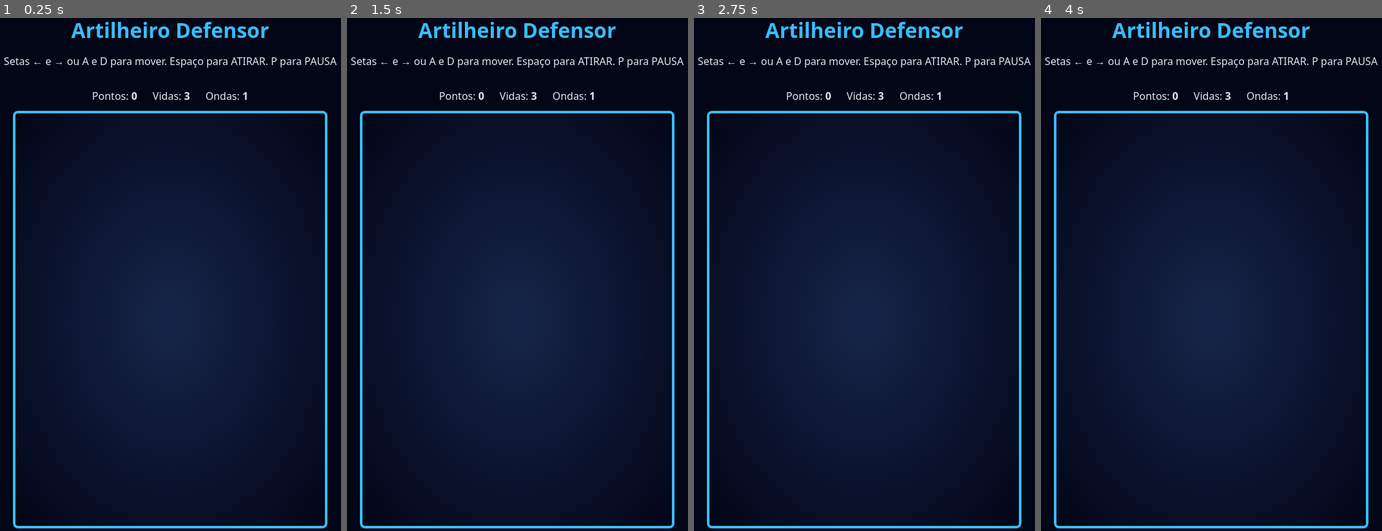
Above: before the commit, frames 1-4 (left to right).
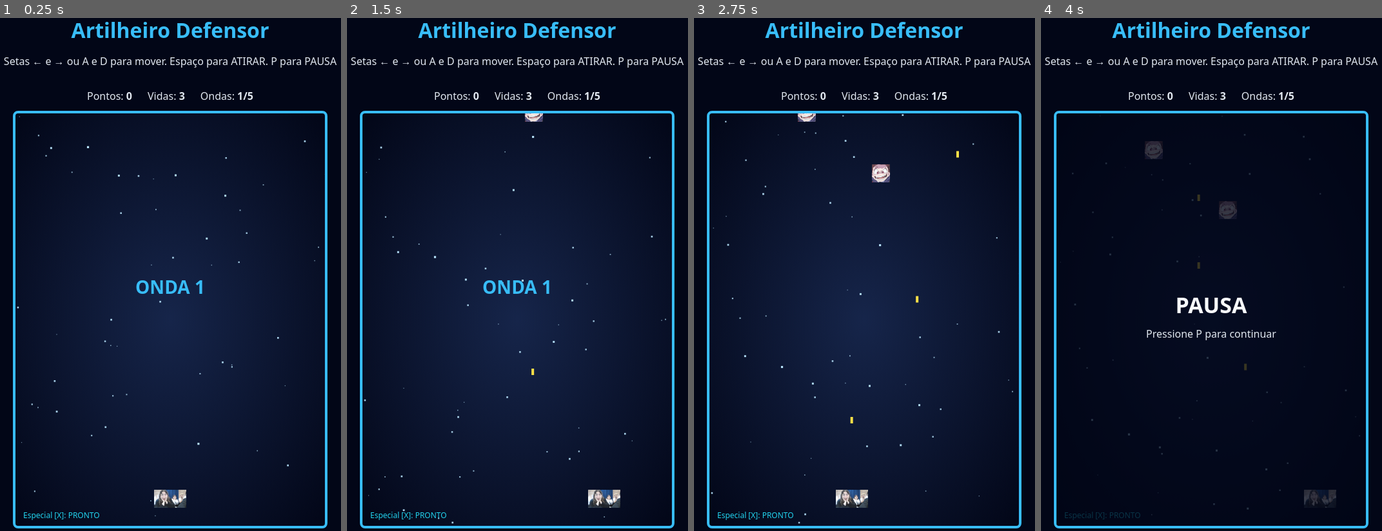
Above: after the commit, the same moments.

Repository: IsadhoraXD/Shooter
Game: browser game, page Shooter/index.html
Two runs of this game, one before a commit and one after it. Both use one fixed random seed, a clock stepped at 60 frames per second and the inputs below.
Inputs:
- Up to frame 1 (0.25 s): no input
- Up to frame 2 (1.5 s): hold Right from 1.03 s (still down); tap Space at 1.1 s
- Up to frame 3 (2.75 s): release Right at 1.53 s; hold Down 1.58-1.85 s; tap Space at 1.6, 2.1, 2.6 s; hold Left 1.9-2.47 s; tap W at 2.52 s; hold Up from 2.52 s (still down)
- Up to frame 4 (4 s): release Up at 2.82 s; hold Right 2.87-3.53 s; tap Space at 3.1, 3.6 s; tap P at 3.52 s; hold Up 3.58-3.82 s; hold Left from 3.87 s (still down)

The runs differ from the first frame. In frame 1, 1.2% of the frame differs, in the area x 4-94%, y 14-98%; in frame 2, 1.3%; in frame 3, 1.2%; in frame 4, 21%, in the area x 4-96%, y 14-99%.
Error before the commit: SyntaxError: Unexpected token '{'

Commit message:
Artilheiro Defensor com ondas, sprites e tiro especial

Diff:
--- a/Shooter/script.js
+++ b/Shooter/script.js
@@ -5,6 +5,45 @@
 const wavesE1 = document.getElementById("wave");
 
 const KEYS = {};
+
+const NORMAL_COOLDOWN = 0.22;
+const SPECIAL_COOLDOWN = 2.0;
+
+// Carregamento dos sprites na pasta "Mídias"
+function loadSprite(path) {
+    const img = new Image();
+    img.src = path;
+    return img;
+}
+
+const SPRITES = {
+    player: loadSprite("Mídias/nave.png"),
+    basic: loadSprite("Mídias/inimigo_basico.png"),
+    medium: loadSprite("Mídias/inimigo_medio.png"),
+    hard: loadSprite("Mídias/inimigo_dificil.png"),
+    boss: loadSprite("Mídias/chefao.png")
+};
+
+// Desenha o sprite centralizado sobre a hitbox sem esticar a imagem
+function drawSpriteCentered(img, x, y, w, h, flash = false) {
+    if (!img || !img.complete || img.naturalWidth === 0) {
+        return false; // Retorna false para desenhar o bloquinho de reserva
+    }
+
+    const scale = Math.max(w / img.naturalWidth, h / img.naturalHeight);
+    const drawW = img.naturalWidth * scale;
+    const drawH = img.naturalHeight * scale;
+    const drawX = x + (w - drawW) / 2;
+    const drawY = y + (h - drawH) / 2;
+
+    ctx.save();
+    if (flash) {
+        ctx.filter = "brightness(3)";
+    }
+    ctx.drawImage(img, drawX, drawY, drawW, drawH);
+    ctx.restore();
+    return true;
+}
 
 window.addEventListener("keydown", (e) => {
     const key = e.key.toLowerCase();
@@ -44,7 +83,8 @@
         this.y = canvas.height - 56;
         this.speed = 290;
         this.cooldown = 0;
-        this.invulnTimer = 0; // Breve proteção ao tomar dano
+        this.specialCooldown = 0;
+        this.invulnTimer = 0;
     }
 
     update(dt) {
@@ -55,37 +95,49 @@
         if (right) this.x += this.speed * dt;
 
         this.x = Math.max(8, Math.min(canvas.width - this.w - 8, this.x));
+
         this.cooldown = Math.max(0, this.cooldown - dt);
+        this.specialCooldown = Math.max(0, this.specialCooldown - dt);
         if (this.invulnTimer > 0) this.invulnTimer -= dt;
 
         if ((KEYS[" "] || KEYS["arrowup"] || KEYS["w"]) && this.cooldown === 0) {
-            bullets.push(new Bullet(this.x + this.w / 2 - 2, this.y - 8));
-            this.cooldown = 0.22;
+            bullets.push(new Bullet(this.x + this.w / 2 - 2, this.y - 8, false));
+            this.cooldown = NORMAL_COOLDOWN;
+        }
+
+        if (KEYS["x"] && this.specialCooldown === 0) {
+            bullets.push(new Bullet(this.x + this.w / 2 - 6, this.y - 14, true));
+            this.specialCooldown = SPECIAL_COOLDOWN;
         }
     }
 
     draw() {
-        // Pisca se estiver invulnerável após tomar dano
         if (this.invulnTimer > 0 && Math.floor(this.invulnTimer * 15) % 2 === 0) {
             return;
         }
-        ctx.fillStyle = "#38bdf8";
-        ctx.beginPath();
-        ctx.moveTo(this.x + this.w / 2, this.y);
-        ctx.lineTo(this.x + this.w, this.y + this.h);
-        ctx.lineTo(this.x, this.y + this.h);
-        ctx.closePath();
-        ctx.fill();
+
+        const drewSprite = drawSpriteCentered(SPRITES.player, this.x, this.y, this.w, this.h);
+        if (!drewSprite) {
+            ctx.fillStyle = "#38bdf8";
+            ctx.beginPath();
+            ctx.moveTo(this.x + this.w / 2, this.y);
+            ctx.lineTo(this.x + this.w, this.y + this.h);
+            ctx.lineTo(this.x, this.y + this.h);
+            ctx.closePath();
+            ctx.fill();
+        }
     }
 }
 
 class Bullet {
-    constructor(x, y) {
+    constructor(x, y, isSpecial = false) {
         this.x = x;
         this.y = y;
-        this.h = 10;
-        this.w = 4;
-        this.speed = 450;
+        this.isSpecial = isSpecial;
+        this.w = isSpecial ? 12 : 4;
+        this.h = isSpecial ? 18 : 10;
+        this.speed = isSpecial ? 520 : 450;
+        this.damage = isSpecial ? 4 : 1;
         this.dead = false;
     }
 
@@ -97,12 +149,11 @@
     }
 
     draw() {
-        ctx.fillStyle = "#fde047";
+        ctx.fillStyle = this.isSpecial ? "#22d3ee" : "#fde047";
         ctx.fillRect(this.x, this.y, this.w, this.h);
     }
 }
 
-// Tiros exclusivos do Chefão da Onda 5
 class EnemyBullet {
     constructor(x, y) {
         this.x = x;
@@ -126,15 +177,50 @@
     }
 }
 
+class Particle {
+    constructor(x, y, color) {
+        const angle = Math.random() * Math.PI * 2;
+        const speed = 50 + Math.random() * 140;
+        this.x = x;
+        this.y = y;
+        this.vx = Math.cos(angle) * speed;
+        this.vy = Math.sin(angle) * speed;
+        this.life = 0.35 + Math.random() * 0.25;
+        this.maxLife = this.life;
+        this.size = 2 + Math.random() * 3;
+        this.color = color;
+    }
+
+    update(dt) {
+        this.x += this.vx * dt;
+        this.y += this.vy * dt;
+        this.life -= dt;
+    }
+
+    draw() {
+        ctx.save();
+        ctx.globalAlpha = Math.max(0, this.life / this.maxLife);
+        ctx.fillStyle = this.color;
+        ctx.fillRect(this.x, this.y, this.size, this.size);
+        ctx.restore();
+    }
+}
+
+function spawnExplosion(x, y, color, isBoss = false) {
+    const count = isBoss ? 35 : 8 + Math.floor(Math.random() * 5);
+    for (let i = 0; i < count; i++) {
+        particles.push(new Particle(x, y, color));
+    }
+}
+
 class Enemy {
     constructor(x, y, type) {
         this.type = type;
         this.x = x;
         this.y = y;
         this.dead = false;
-        this.hitFlash = 0; // Temporizador para piscar branco ao levar tiro
-
-        // Configurações balanceadas por tipo
+        this.hitFlash = 0;
+
         const baseSpeed = 75;
 
         if (type === "basic") {
@@ -149,7 +235,7 @@
             this.w = 36;
             this.h = 36;
             this.maxHp = 4;
-            this.speed = baseSpeed * 0.5; // Metade da velocidade do básico
+            this.speed = baseSpeed * 0.5;
             this.color = "#f97316";
             this.detailColor = "#7c2d12";
             this.points = 35;
@@ -157,7 +243,7 @@
             this.w = 46;
             this.h = 46;
             this.maxHp = 9;
-            this.speed = baseSpeed * 0.38; // Um pouco menos que o médio
+            this.speed = baseSpeed * 0.38;
             this.color = "#a855f7";
             this.detailColor = "#4c1d95";
             this.points = 80;
@@ -165,8 +251,8 @@
             this.w = 110;
             this.h = 65;
             this.maxHp = 45;
-            this.speed = 18; // Desce bem devagar para dar tempo de lutar
-            this.vx = 95; // Velocidade lateral
+            this.speed = 18;
+            this.vx = 95;
             this.shootTimer = 1.5;
             this.color = "#e11d48";
             this.detailColor = "#facc15";
@@ -176,12 +262,18 @@
         this.hp = this.maxHp;
     }
 
-    takeDamage() {
-        this.hp -= 1;
-        this.hitFlash = 0.08; // Pisca branco por 80ms
-        if (this.hp <= 0) {
+    takeDamage(amount = 1) {
+        this.hp -= amount;
+        this.hitFlash = 0.08;
+        if (this.hp <= 0 && !this.dead) {
             this.dead = true;
             score += this.points;
+            spawnExplosion(
+                this.x + this.w / 2,
+                this.y + this.h / 2,
+                this.color,
+                this.type === "boss"
+            );
         }
     }
 
@@ -192,9 +284,7 @@
 
         this.y += this.speed * dt;
 
-        // Comportamento especial do Chefão
         if (this.type === "boss") {
-            // Para de descer quando chega na altura y = 110 e fica patrulhando
             if (this.y > 110) {
                 this.y = 110;
             }
@@ -203,7 +293,6 @@
                 this.vx *= -1;
             }
 
-            // Chefão atira periodicamente
             this.shootTimer -= dt;
             if (this.shootTimer <= 0) {
                 enemyBullets.push(new EnemyBullet(this.x + 20, this.y + this.h));
@@ -212,7 +301,6 @@
             }
         }
 
-        // Perde vida se passar do fim da tela
         if (this.y > canvas.height && !this.dead) {
             this.dead = true;
             loseLife();
@@ -220,26 +308,35 @@
     }
 
     draw() {
-        // Corpo do inimigo (branco se acabou de levar dano)
-        ctx.fillStyle = this.hitFlash > 0 ? "#ffffff" : this.color;
-        ctx.fillRect(this.x, this.y, this.w, this.h);
-
-        // Detalhe visual interno proporcional ao tamanho
-        ctx.fillStyle = this.hitFlash > 0 ? "#e2e8f0" : this.detailColor;
-        const pad = Math.floor(this.w * 0.2);
-        ctx.fillRect(this.x + pad, this.y + pad, this.w - pad * 2, Math.floor(this.h * 0.3));
-
-        // Barra de vida (para inimigos médios, difíceis e chefão)
+        const sprite = SPRITES[this.type];
+        const drewSprite = drawSpriteCentered(
+            sprite,
+            this.x,
+            this.y,
+            this.w,
+            this.h,
+            this.hitFlash > 0
+        );
+
+        // Fallback: desenha o bloquinho caso o PNG ainda não exista na pasta Mídias
+        if (!drewSprite) {
+            ctx.fillStyle = this.hitFlash > 0 ? "#ffffff" : this.color;
+            ctx.fillRect(this.x, this.y, this.w, this.h);
+
+            ctx.fillStyle = this.hitFlash > 0 ? "#e2e8f0" : this.detailColor;
+            const pad = Math.floor(this.w * 0.2);
+            ctx.fillRect(this.x + pad, this.y + pad, this.w - pad * 2, Math.floor(this.h * 0.3));
+        }
+
+        // Barra de vida acima do inimigo/sprite
         if (this.maxHp > 2) {
             const barWidth = this.w;
             const barHeight = this.type === "boss" ? 8 : 5;
-            const barY = this.y - barHeight - 5;
-
-            // Fundo da barra
-            ctx.fillStyle = "rgba(15, 23, 42, 0.8)";
+            const barY = this.y - barHeight - 6;
+
+            ctx.fillStyle = "rgba(15, 23, 42, 0.85)";
             ctx.fillRect(this.x, barY, barWidth, barHeight);
 
-            // Vida atual
             const hpRatio = Math.max(0, this.hp / this.maxHp);
             ctx.fillStyle = this.type === "boss" ? "#facc15" : "#4ade80";
             ctx.fillRect(this.x, barY, barWidth * hpRatio, barHeight);
@@ -255,116 +352,144 @@
     }
 }
 
-// Monta a fila de inimigos de cada uma das 5 ondas
 function buildWaveQueue(waveNum) {
     let list = [];
 
     if (waveNum === 1) {
-        // Onda 1: Apenas básicos
         list = Array(8).fill("basic");
     } else if (waveNum === 2) {
-        // Onda 2: Maioria básicos + alguns médios
         list = [...Array(7).fill("basic"), ...Array(3).fill("medium")];
-    } else if (waveNum === 3) {
-        // Onda 3: Básicos, médios + introdução de 2 difíceis
-        list = [...Array(5).fill("basic"), ...Array(4).fill("medium"), ...Array(2).fill("hard")];
-    } else if (waveNum === 4) {
-        // Onda 4: Todos os tipos, maioria difíceis
-        list = [...Array(3).fill("basic"), ...Array(3).fill("medium"), ...Array(6).fill("hard")];
-    } else if (waveNum === 5) {
-        // Onda 5: Básicos primeiro e o Chefão por último!
-        const escorts = Array(6).fill("basic");
-        return [...escorts, "boss"];
-    }
-
-    // Embaralha os inimigos para não virem sempre na mesma ordem
-    for (let i = list.length - 1; i > 0; i--) {
-        const j = Math.floor(Math.random() * (i + 1));
-        [list[i], list[j]] = [list[j], list[i]];
-    }
-    return list;
-}
-
+} else if (waveNum === 3) {
+list = [...Array(5).fill("basic"), ...Array(4).fill("medium"), ...Array(2).fill("hard")];
+} else if (waveNum === 4) {
+list = [...Array(3).fill("basic"), ...Array(3).fill("medium"), ...Array(6).fill("hard")];
+} else if (waveNum === 5) {
+const escorts = Array(6).fill("basic");
+return [...escorts, "boss"];
+}
+for (let i = list.length - 1; i > 0; i--) {
+const j = Math.floor(Math.random() * (i + 1));
+[list[i], list[j]] = [list[j], list[i]];
+}
+return list;
+}
+// Inicializa estrelas com velocidades diferentes (efeito Parallax)
+function createStars() {
+const list = [];
+for (let i = 0; i < 55; i++) {
+const size = 1 + Math.random() * 2.2;
+list.push({
+x: Math.random() * canvas.width,
+y: Math.random() * canvas.height,
+size: size,
+speed: 25 + size * 35,
+alpha: 0.35 + (size / 3.2) * 0.65
+});
+}
+return list;
+}
+function updateStars(dt) {
+stars.forEach((s) => {
+s.y += s.speed * dt;
+if (s.y > canvas.height) {
+s.y = -s.size;
+s.x = Math.random() * canvas.width;
+}
+});
+}
+function drawStars() {
+stars.forEach((s) => {
+ctx.save();
+ctx.globalAlpha = s.alpha;
+ctx.fillStyle = "#bae6fd";
+ctx.fillRect(s.x, s.y, s.size, s.size);
+ctx.restore();
+});
+}
 function draw() {
-    ctx.clearRect(0, 0, canvas.width, canvas.height);
-
-    // Estrelas de fundo
-    ctx.fillStyle = "#7dd3fc";
-    for (let i = 0; i < 40; i++) {
-        ctx.fillRect((i * 97) % canvas.width, (i * 53) % canvas.height, 2, 2);
-    }
-
-    player.draw();
-    enemies.forEach((e) => e.draw());
-    bullets.forEach((b) => b.draw());
-    enemyBullets.forEach((eb) => eb.draw());
-
-    // Aviso de transição de onda
-    if (waveBannerTimer > 0 && !pause && !gameOver && !victory) {
-        ctx.fillStyle = "#38bdf8";
-        ctx.textAlign = "center";
-        ctx.font = "bold 28px Segoe UI";
-        const title = waves === 5 ? "ONDA 5 - CHEFÃO FINAL!" : `ONDA ${waves}`;
-        ctx.fillText(title, canvas.width / 2, canvas.height / 2 - 40);
-    }
-
-    if (pause) {
-        drawOverlay("PAUSA", "Pressione P para continuar");
-    }
-    if (gameOver) {
-        drawOverlay("GAME OVER", `Pontuação: ${score} | Pressione R para reiniciar`);
-    }
-    if (victory) {
-        drawOverlay("VITÓRIA!", `Você venceu todas as ondas! Pontos: ${score} | Pressione R`);
-    }
-}
-
-let player, bullets, enemyBullets, enemies, score, lives, waves, last;
+ctx.clearRect(0, 0, canvas.width, canvas.height);
+// Fundo estrelado em movimento
+drawStars();
+player.draw();
+enemies.forEach((e) => e.draw());
+bullets.forEach((b) => b.draw());
+enemyBullets.forEach((eb) => eb.draw());
+particles.forEach((p) => p.draw());
+// Indicador do Especial [X] corrigido
+ctx.font = "12px Segoe UI";
+ctx.textAlign = "left";
+if (player.specialCooldown === 0) {
+ctx.fillStyle = "#22d3ee";
+ctx.fillText("Especial [X]: PRONTO", 12, canvas.height - 12);
+} else {
+ctx.fillStyle = "#94a3b8";
+ctx.fillText("Especial [X]: " + player.specialCooldown.toFixed(1) + "s", 12, canvas.height - 12);
+}
+// Banner da onda corrigido
+if (waveBannerTimer > 0 && !pause && !gameOver && !victory) {
+ctx.fillStyle = "#38bdf8";
+ctx.textAlign = "center";
+ctx.font = "bold 28px Segoe UI";
+const title = waves === 5 ? "ONDA 5 - CHEFÃO FINAL!" : "ONDA " + waves;
+ctx.fillText(title, canvas.width / 2, canvas.height / 2 - 40);
+}
+// Telas de overlay corrigidas
+if (pause) {
+drawOverlay("PAUSA", "Pressione P para continuar");
+}
+if (gameOver) {
+drawOverlay("GAME OVER", "Pontuação: " + score + " | Pressione R para reiniciar");
+}
+if (victory) {
+drawOverlay("VITÓRIA!", "Você venceu todas as ondas! Pontos: " + score + " | Pressione R");
+}
+}
+let player, bullets, enemyBullets, enemies, particles, stars, score, lives, waves, last;
 let gameOver, victory, pause, spawnTimer, waveQueue, waveBannerTimer;
-
 function startGame() {
-    player = new Player();
-    bullets = [];
-    enemyBullets = [];
-    enemies = [];
-    score = 0;
-    lives = 3;
-    waves = 1;
-    waveQueue = buildWaveQueue(1);
-    spawnTimer = 1.0;
-    waveBannerTimer = 2.0;
-    pause = false;
-    gameOver = false;
-    victory = false;
-    last = 0;
-    syncHud();
-}
-
+player = new Player();
+bullets = [];
+enemyBullets = [];
+enemies = [];
+particles = [];
+stars = createStars();
+score = 0;
+lives = 3;
+waves = 1;
+waveQueue = buildWaveQueue(1);
+spawnTimer = 1.0;
+waveBannerTimer = 2.0;
+pause = false;
+gameOver = false;
+victory = false;
+last = 0;
+syncHud();
+}
 function update(dt) {
-    if (pause || gameOver || victory) return;
-
+if (pause || gameOver || victory) return;
 if (waveBannerTimer > 0) {
 waveBannerTimer -= dt;
 }
+updateStars(dt);
 player.update(dt);
 bullets.forEach((b) => b.update(dt));
 enemyBullets.forEach((eb) => eb.update(dt));
 enemies.forEach((e) => e.update(dt));
-spawnFromQueue(dt);
-// Colisão: Tiros do jogador x Inimigos
+particles.forEach((p) => p.update(dt));
+spawnWave(dt);
 bullets.forEach((b) => {
 enemies.forEach((e) => {
 if (!b.dead && !e.dead && aabb(b, e)) {
 b.dead = true;
-e.takeDamage();
-}
-});
-});
-// Colisão: Inimigos x Jogador
+e.takeDamage(b.damage);
+}
+});
+});
 enemies.forEach((e) => {
 if (!e.dead && aabb(e, player)) {
 if (e.type !== "boss") {
 e.dead = true;
+spawnExplosion(e.x + e.w / 2, e.y + e.h / 2, e.color);
 }
 if (player.invulnTimer <= 0) {
 loseLife();
@@ -372,7 +497,6 @@
 }
 }
 });
-// Colisão: Tiros do Chefão x Jogador
 enemyBullets.forEach((eb) => {
 if (!eb.dead && aabb(eb, player)) {
 eb.dead = true;
@@ -385,13 +509,13 @@
 enemies = enemies.filter((e) => !e.dead);
 bullets = bullets.filter((b) => !b.dead);
 enemyBullets = enemyBullets.filter((eb) => !eb.dead);
-// Verifica se a onda atual terminou (fila vazia e nenhum inimigo vivo)
+particles = particles.filter((p) => p.life > 0);
 if (waveQueue.length === 0 && enemies.length === 0 && !gameOver) {
 if (waves < 5) {
 waves += 1;
 waveQueue = buildWaveQueue(waves);
 waveBannerTimer = 2.2;
-spawnTimer = 1.5; // Pequena pausa antes da próxima onda começar
+spawnTimer = 1.5;
 } else {
 victory = true;
 }
@@ -401,14 +525,46 @@
 function syncHud() {
 scoreE1.textContent = score;
 livesE1.textContent = lives;
-wavesE1.textContent = ${waves}/5;
-}
-function spawnFromQueue(dt) {
+wavesE1.textContent = waves + "/5";
+}
+/**
+• TUNE DA ONDA (Balanceamento em 3 eixos):
+•
+	1. QUANTIDADE (por onda):
+•
+	• Onda 1: 8 inimigos (8 básicos)
+•
+	• Onda 2: 10 inimigos (7 básicos, 3 médios)
+•
+	• Onda 3: 11 inimigos (5 básicos, 4 médios, 2 difíceis)
+•
+	• Onda 4: 12 inimigos (3 básicos, 3 médios, 6 difíceis)
+•
+	• Onda 5: 7 inimigos (6 básicos de escolta + 1 Chefão Final)
+•
+	2. VELOCIDADE (inversamente proporcional à vida):
+•
+	• Básico (2 HP): 75 px/s
+•
+	• Médio (4 HP): 37.5 px/s (0.5x do básico)
+•
+	• Difícil (9 HP): 28.5 px/s (0.38x do básico)
+•
+	• Chefão (45 HP): 18 px/s descendo até y=110 e 95 px/s lateralmente
+•
+	3. INTERVALO DE SPAWN (cadência de entrada):
+•
+	• Após Básico: 1.25s
+•
+	• Após Médio: 1.70s
+•
+	• Após Difícil: 2.20s
+*/
+function spawnWave(dt) {
 if (waveQueue.length === 0) return;
 spawnTimer -= dt;
 if (spawnTimer <= 0) {
 const nextType = waveQueue.shift();
-// Se for o chefão, espera os básicos da onda 5 sumirem ou nasce centralizado
 if (nextType === "boss") {
 enemies.push(new Enemy(canvas.width / 2 - 55, -70, "boss"));
 } else {
@@ -416,7 +572,6 @@
 const x = 15 + Math.random() * (canvas.width - margin - 15);
 enemies.push(new Enemy(x, -50, nextType));
 }
-// Intervalo dinâmico: ondas mais lentas e cadenciadas
 if (nextType === "hard") {
 spawnTimer = 2.2;
 } else if (nextType === "medium") {
Binary file added: Shooter/Mídias/chefao.png
Binary file added: Shooter/Mídias/inimigo_basico.png
Binary file added: Shooter/Mídias/inimigo_dificil.png
Binary file added: Shooter/Mídias/inimigo_medio.png
Binary file added: Shooter/Mídias/nave.png
